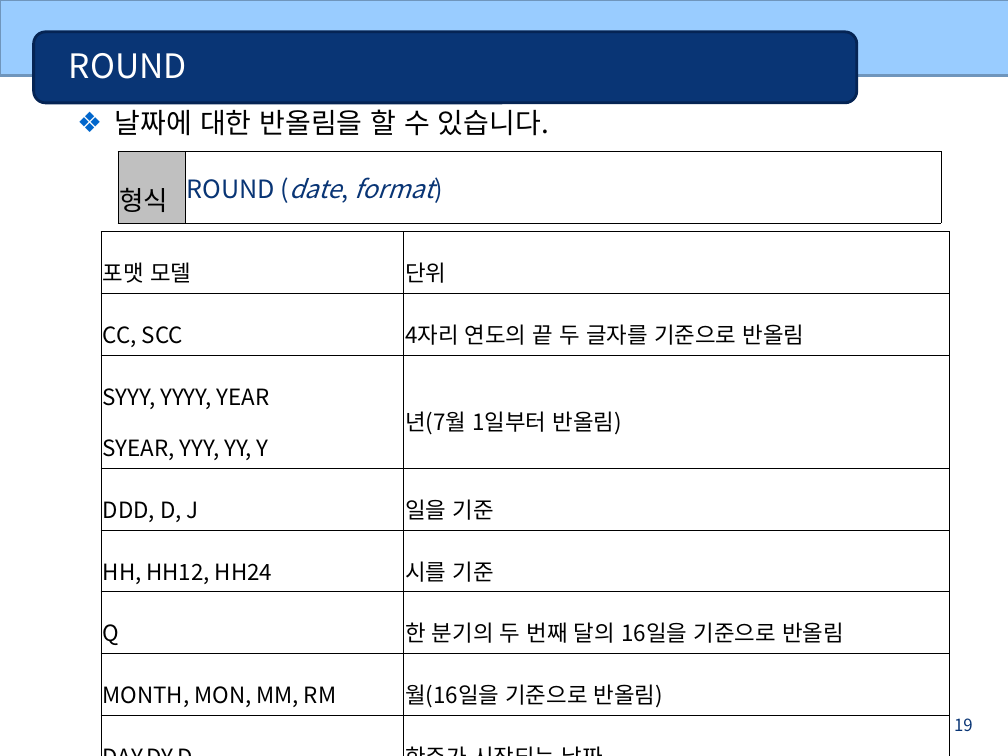
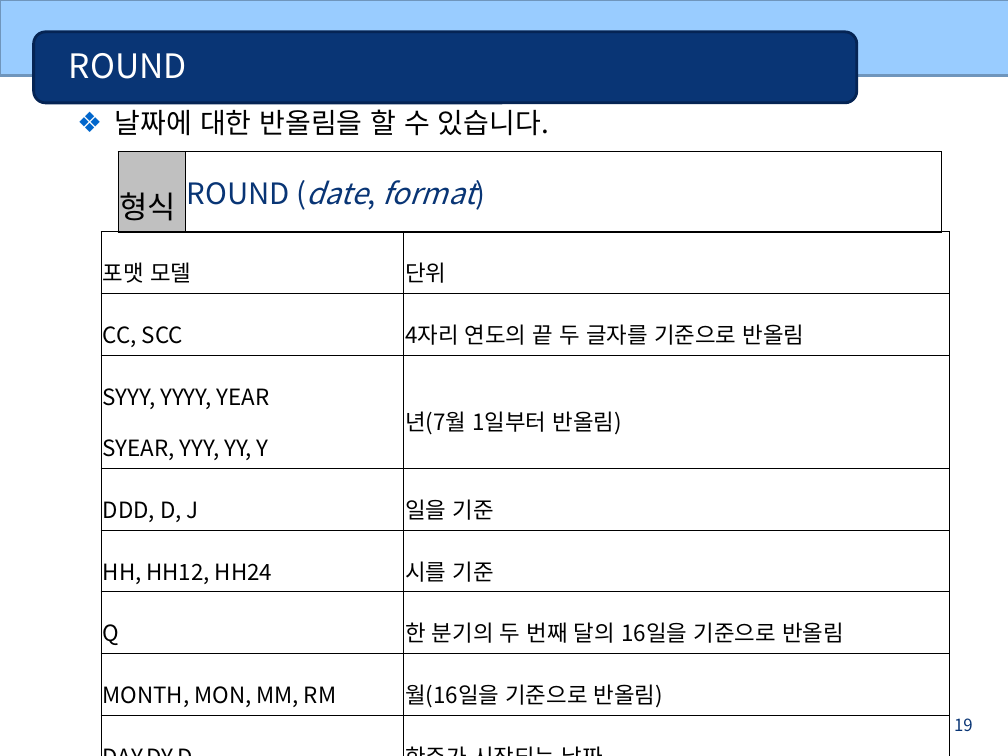
Before and after one commit to bcchoi518/Gukbi, a slide deck: slide 19 of 6_Oracle(DB)/oracle_ppt/04 다양한 함수.ppt. Drawn at 1008x756 pixels with LibreOffice and Linux fonts; fonts in the diff are those of the drawing. Boxes give left, top, right and bottom in pixels: in the first picture for what was removed or moved away, otherwise in the second. Text is boxed around its words. In the diff, an @@ line names an element or a change of style, - is before the commit and + after.

```diff
--- a/6_Oracle(DB)/oracle_ppt/04 다양한 함수.ppt
+++ b/6_Oracle(DB)/oracle_ppt/04 다양한 함수.ppt
@@ table at [118, 151, 941, 225] @@
@@ size 19 to 22 pt in "형식" @@
@@ size 18 to 21 pt @@
```
Also in this commit, not shown: 17 other slides changed, 43 other files.
